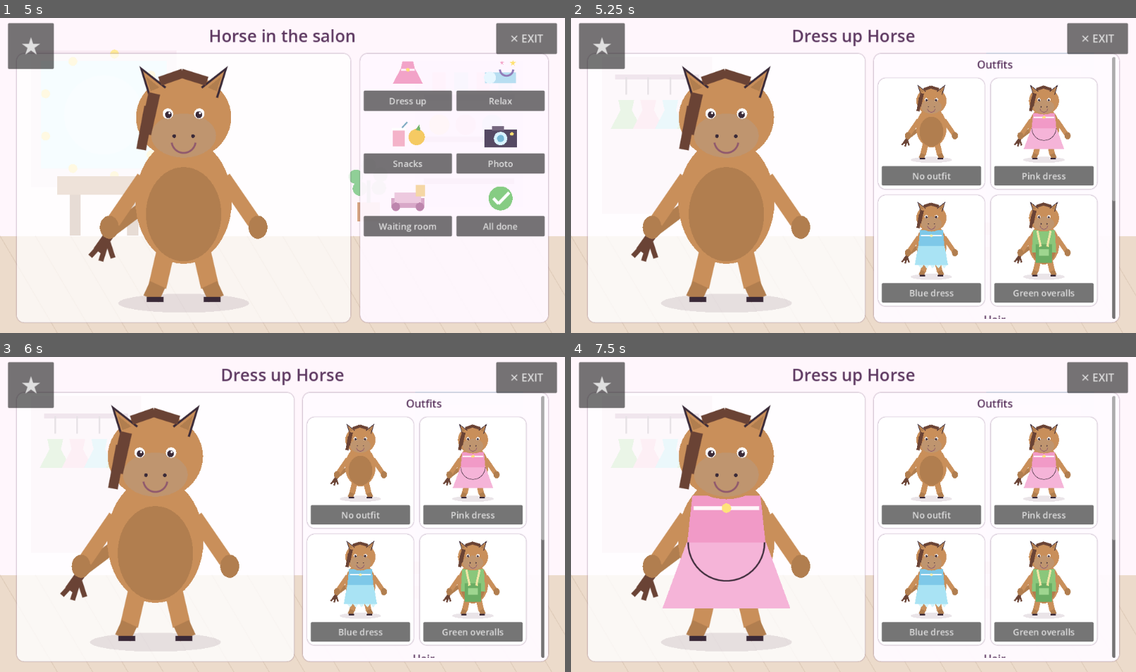
Above: before the commit, frames 1-4 (two rows, left to right).
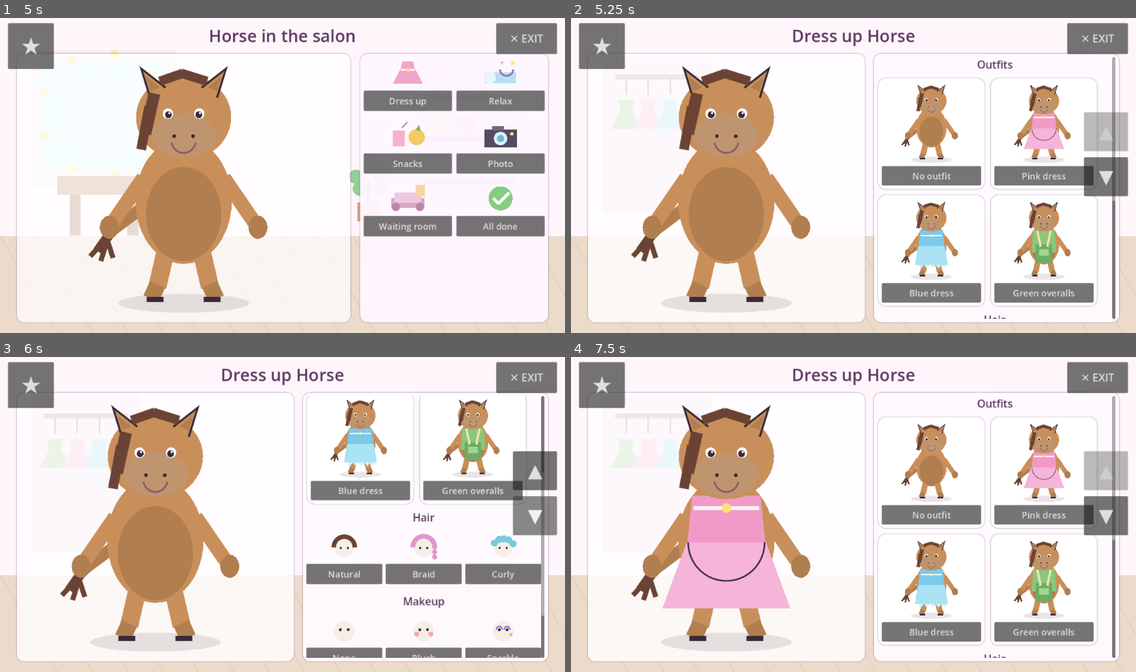
Above: after the commit, the same moments.

Repository: isomorphisms/game
Game: Godot game, scene res://scenes/main.tscn
Two runs of this game, one before a commit and one after it. Both use one fixed random seed, a clock stepped at 60 frames per second and the inputs below.
Inputs (mouse positions are in pixels of both pictures, inside the frame that each line leads up to):
- Up to frame 1 (5 s): click "Zebra" at 0.5 s; click "All done" at 1.25 s; click "★" at 2 s; click "All done" at 2.75 s; click "Finish animal" at 3.5 s; click "Horse" at 4.25 s
- Up to frame 2 (5.25 s): click "Dress up" at 5 s
- Up to frame 3 (6 s): click (536, 514) at 5.75 s, where only the run after the commit has a clickable "▼"
- Up to frame 4 (7.5 s): click (1107, 470) at 6.5 s, where only the run after the commit has a clickable "▲"; click "Pink dress" at 7.25 s

Frame 1 is identical in both runs. In frame 2, 2.0% of the frame differs, in the area x 90-99%, y 29-57%; in frame 3, 19%, in the area x 54-99%, y 12-96%; in frame 4, 2.0%.

Commit message:
[release-salon-preview] Improve salon scrolling and wings

Diff:
--- a/scripts/animal_view.gd
+++ b/scripts/animal_view.gd
@@ -141,19 +141,29 @@
 
 func _draw_wings() -> void:
     var left := PackedVector2Array([
-        Vector2(177, 240), Vector2(95, 190), Vector2(68, 210), Vector2(126, 270),
-        Vector2(76, 286), Vector2(154, 322), Vector2(205, 290)
+        Vector2(194, 250), Vector2(145, 177), Vector2(78, 133), Vector2(93, 196),
+        Vector2(25, 183), Vector2(63, 241), Vector2(18, 277), Vector2(92, 283),
+        Vector2(47, 337), Vector2(139, 315), Vector2(202, 294)
     ])
     var right := PackedVector2Array([
-        Vector2(323, 240), Vector2(405, 190), Vector2(432, 210), Vector2(374, 270),
-        Vector2(424, 286), Vector2(346, 322), Vector2(295, 290)
+        Vector2(306, 250), Vector2(355, 177), Vector2(422, 133), Vector2(407, 196),
+        Vector2(475, 183), Vector2(437, 241), Vector2(482, 277), Vector2(408, 283),
+        Vector2(453, 337), Vector2(361, 315), Vector2(298, 294)
     ])
-    draw_colored_polygon(left, Color("e6d9ff"))
-    draw_colored_polygon(right, Color("d8f1ff"))
-    draw_polyline(left, Color("9778b8"), 4.0, true)
-    draw_polyline(right, Color("789fb8"), 4.0, true)
-    draw_line(Vector2(112, 225), Vector2(175, 273), Color("b7a0d3"), 3.0, true)
-    draw_line(Vector2(388, 225), Vector2(325, 273), Color("9fc5d7"), 3.0, true)
+    var left_outline := Color("70429a")
+    var right_outline := Color("2e789b")
+    draw_colored_polygon(left, Color("d6adff"))
+    draw_colored_polygon(right, Color("9cddff"))
+    draw_polyline(left, left_outline, 7.0, true)
+    draw_polyline(right, right_outline, 7.0, true)
+    draw_line(left[left.size() - 1], left[0], left_outline, 7.0, true)
+    draw_line(right[right.size() - 1], right[0], right_outline, 7.0, true)
+    draw_line(Vector2(153, 205), Vector2(78, 154), Color("fff3ff"), 8.0, true)
+    draw_line(Vector2(160, 241), Vector2(48, 218), Color("f7eaff"), 7.0, true)
+    draw_line(Vector2(166, 274), Vector2(69, 316), Color("efe0ff"), 7.0, true)
+    draw_line(Vector2(347, 205), Vector2(422, 154), Color("f5fcff"), 8.0, true)
+    draw_line(Vector2(340, 241), Vector2(452, 218), Color("e9f8ff"), 7.0, true)
+    draw_line(Vector2(334, 274), Vector2(431, 316), Color("dff5ff"), 7.0, true)
 
 func _draw_tail(coat_shadow: Color, mane: Color, ink: Color) -> void:
     draw_line(Vector2(176, 284), Vector2(112, 332), coat_shadow, 22.0, true)
--- a/scripts/kid_navigation.gd
+++ b/scripts/kid_navigation.gd
@@ -6,10 +6,13 @@
     "res://scripts/food_icon.gd",
 ]
 const TAP_SLOP := 28.0
+const SCROLL_STEP := 320
 
 var nav_layer: CanvasLayer
 var back_button: Button
 var exit_button: Button
+var scroll_up_button: Button
+var scroll_down_button: Button
 var current_room := "waiting"
 var picture_press_button: Button
 var picture_press_point := Vector2.ZERO
@@ -92,6 +95,32 @@
     exit_button.pressed.connect(_exit_game)
     nav_layer.add_child(exit_button)
 
+    scroll_up_button = Button.new()
+    scroll_up_button.text = "▲"
+    scroll_up_button.anchor_left = 1.0
+    scroll_up_button.anchor_right = 1.0
+    scroll_up_button.offset_left = -118.0
+    scroll_up_button.offset_right = -18.0
+    scroll_up_button.offset_top = 220.0
+    scroll_up_button.offset_bottom = 308.0
+    scroll_up_button.add_theme_font_size_override("font_size", 42)
+    scroll_up_button.tooltip_text = "Scroll up"
+    scroll_up_button.pressed.connect(_scroll_by.bind(-SCROLL_STEP))
+    nav_layer.add_child(scroll_up_button)
+
+    scroll_down_button = Button.new()
+    scroll_down_button.text = "▼"
+    scroll_down_button.anchor_left = 1.0
+    scroll_down_button.anchor_right = 1.0
+    scroll_down_button.offset_left = -118.0
+    scroll_down_button.offset_right = -18.0
+    scroll_down_button.offset_top = 322.0
+    scroll_down_button.offset_bottom = 410.0
+    scroll_down_button.add_theme_font_size_override("font_size", 42)
+    scroll_down_button.tooltip_text = "Scroll down"
+    scroll_down_button.pressed.connect(_scroll_by.bind(SCROLL_STEP))
+    nav_layer.add_child(scroll_down_button)
+
     _sync_navigation()
 
 func _sync_navigation() -> void:
@@ -103,6 +132,20 @@
         current_room = str(art.get("room"))
 
     back_button.visible = current_room != "waiting"
+
+    var scroll := _find_scroll_container(get_tree().root)
+    var can_scroll := false
+    var max_scroll := 0.0
+    if scroll != null:
+        var bar := scroll.get_v_scroll_bar()
+        max_scroll = max(0.0, bar.max_value - bar.page)
+        can_scroll = max_scroll > 1.0
+
+    scroll_up_button.visible = can_scroll
+    scroll_down_button.visible = can_scroll
+    if can_scroll:
+        scroll_up_button.disabled = scroll.scroll_vertical <= 0
+        scroll_down_button.disabled = float(scroll.scroll_vertical) >= max_scroll - 1.0
 
 func _go_back() -> void:
     var main := _find_node_with_script(get_tree().root, "res://scripts/main.gd")
@@ -120,6 +163,14 @@
 func _exit_game() -> void:
     get_tree().quit()
 
+func _scroll_by(amount: int) -> void:
+    var scroll := _find_scroll_container(get_tree().root)
+    if scroll == null:
+        return
+    var bar := scroll.get_v_scroll_bar()
+    var max_scroll := int(max(0.0, bar.max_value - bar.page))
+    scroll.scroll_vertical = clampi(scroll.scroll_vertical + amount, 0, max_scroll)
+
 func _find_picture_button(node: Node, point: Vector2) -> Button:
     var children := node.get_children()
     for i in range(children.size() - 1, -1, -1):
@@ -152,6 +203,17 @@
 
     return null
 
+func _find_scroll_container(node: Node) -> ScrollContainer:
+    if node is ScrollContainer and node.is_visible_in_tree():
+        return node as ScrollContainer
+
+    for child in node.get_children():
+        var found := _find_scroll_container(child)
+        if found != null:
+            return found
+
+    return null
+
 func _find_node_with_script(node: Node, script_path: String) -> Node:
     var script := node.get_script()
     if script != null and script.resource_path == script_path:
Not shown, changed: .github/workflows/salon-preview.yml
